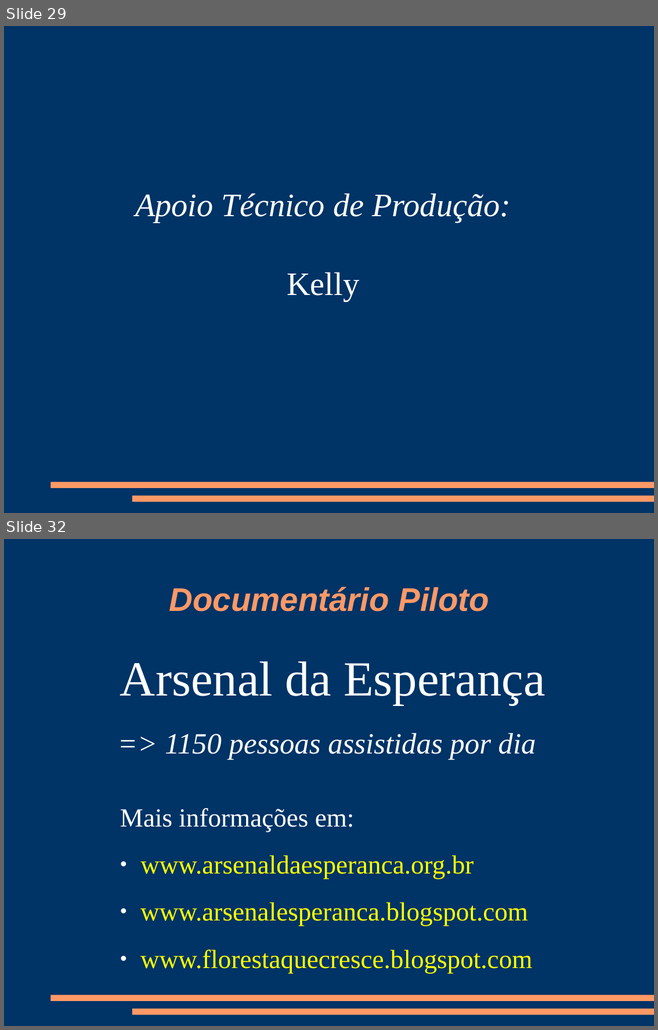
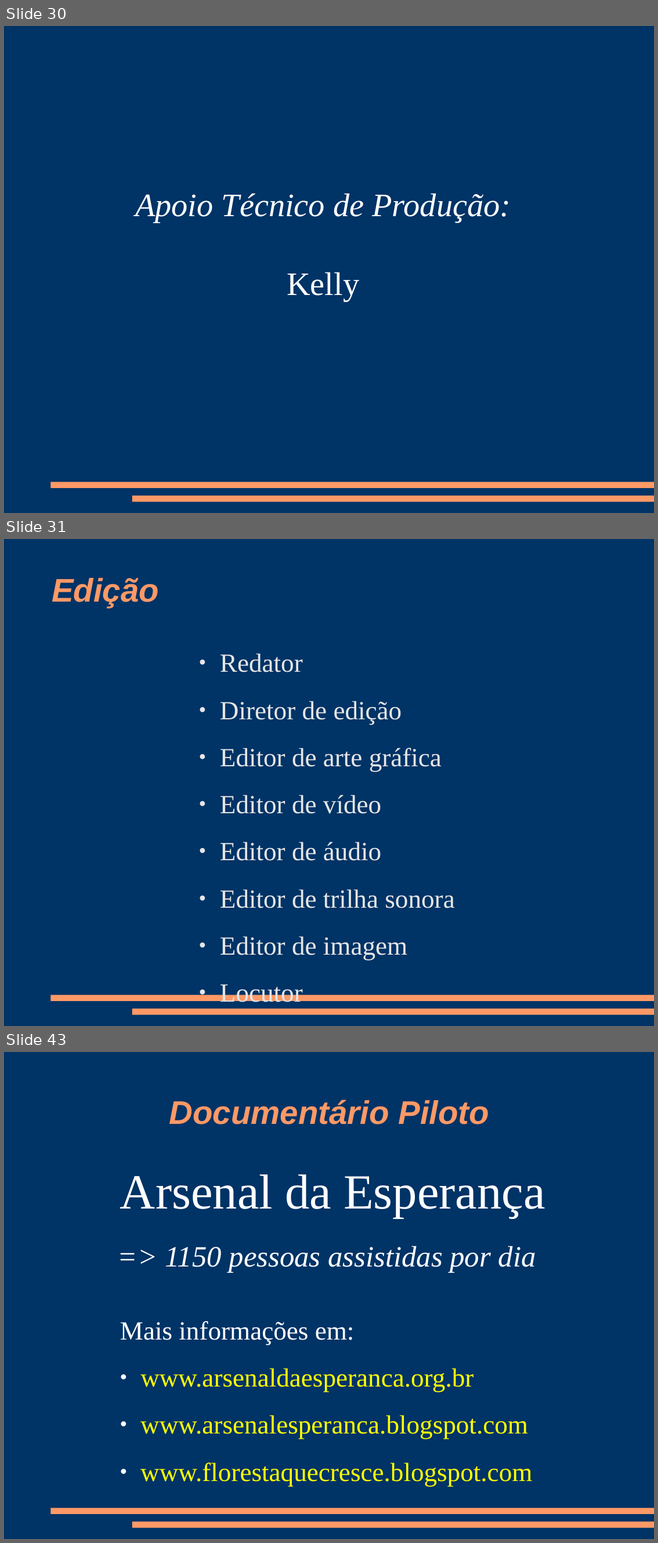
Before and after one commit to mptrv/docpcrista, a slide deck: docpcrista-orientacoes_da_dinamica.odp. Shown one above the other, each under a label of ours: slides 29 and 32 before the commit, slides 30, 31 and 43 after it; the slides between them are not shown. The pictures are 658x1030 and 658x1543 pixels, drawn with LibreOffice and Linux fonts; fonts in the diff are those of the drawing. Boxes give left, top, right and bottom in pixels: in the first picture for what was removed or moved away, otherwise in the second. Text is boxed around its words. In the diff, an @@ line names an element or a change of style, - is before the commit and + after.

```diff
--- a/docpcrista-orientacoes_da_dinamica.odp
+++ b/docpcrista-orientacoes_da_dinamica.odp
@@ slide 31 added at box(4, 539, 654, 1026), background #003366; not listed: 2 template elements that a slide beside it also shows @@
@@ title added at box(52, 578, 159, 607), 40 pt, text #FF9966, bold, italic @@
+Edição
@@ text added at box(220, 653, 454, 1002), 32 pt, text #E6E6E6 @@
+● Redator
+● Diretor de edição
+● Editor de arte gráfica
+● Editor de vídeo
+● Editor de áudio
+● Editor de trilha sonora
+● Editor de imagem
+● Locutor
@@ what was slide 29 is now slide 30 @@
@@ what was slide 32 is now slide 43 @@
```
Also in this commit, not shown: 13 slides changed, 15 other slides added, 1 slide removed, 1 other file.
